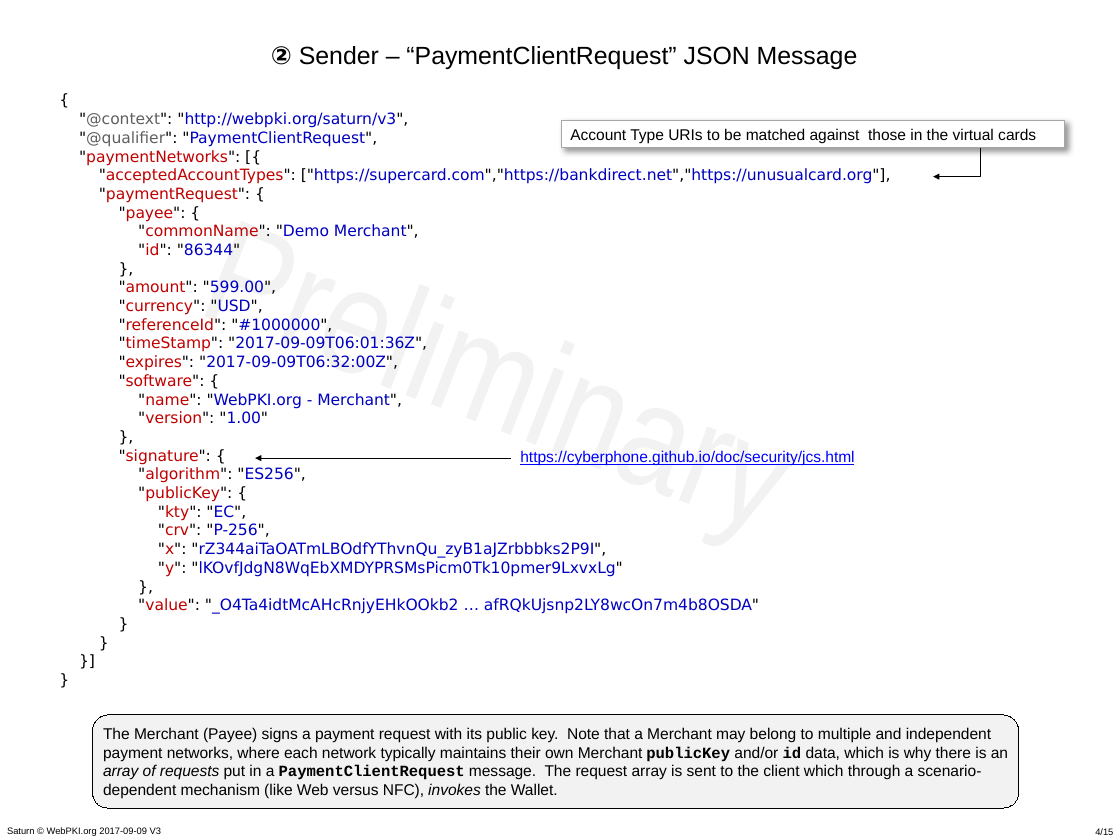
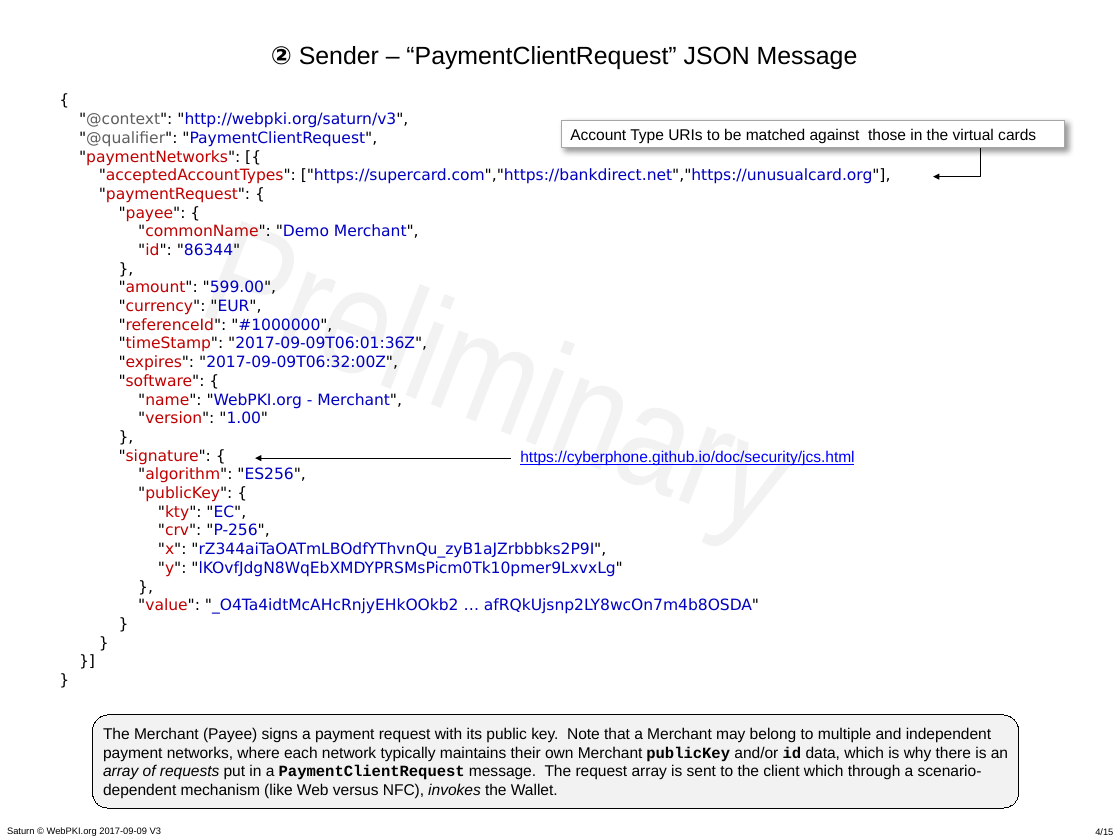
Before and after one commit to cyberphone/doc, a slide deck: slide 4 of saturn/saturn-v3-presentation.pptx. Drawn at 1120x840 pixels with LibreOffice and Linux fonts; fonts in the diff are those of the drawing. Boxes give left, top, right and bottom in pixels: in the first picture for what was removed or moved away, otherwise in the second. Text is boxed around its words. In the diff, an @@ line names an element or a change of style, - is before the commit and + after.

```diff
--- a/saturn/saturn-v3-presentation.pptx
+++ b/saturn/saturn-v3-presentation.pptx
@@ text at (x1=79, y1=112, x2=891, y2=614): text changed @@
-{
-"@context": "http://webpki.org/saturn/v3",
-"@qualifier": "PaymentClientRequest",
-"paymentNetworks": [{
-"acceptedAccountTypes": ["https://supercard.com","https://bankdirect.net","https://unusualcard.org"],
-"paymentRequest": {
-"payee": {
-"commonName": "Demo Merchant",
-"id": "86344"
-},
-"amount": "599.00",
-"currency": "USD",
-"referenceId": "#1000000",
-"timeStamp": "2017-09-09T06:01:36Z",
-"expires": "2017-09-09T06:32:00Z",
-"software": {
-"name": "WebPKI.org - Merchant",
-"version": "1.00"
-},
-"signature": {
-"algorithm": "ES256",
-"publicKey": {
-"kty": "EC",
-"crv": "P-256",
-"x": "rZ344aiTaOATmLBOdfYThvnQu_zyB1aJZrbbbks2P9I",
-"y": "lKOvfJdgN8WqEbXMDYPRSMsPicm0Tk10pmer9LxvxLg"
-},
-"value": "_O4Ta4idtMcAHcRnjyEHkOOkb2 … afRQkUjsnp2LY8wcOn7m4b8OSDA"
-}
-}
-}]
-}
+{
+"@context": "http://webpki.org/saturn/v3",
+"@qualifier": "PaymentClientRequest",
+"paymentNetworks": [{
+"acceptedAccountTypes": ["https://supercard.com","https://bankdirect.net","https://unusualcard.org"],
+"paymentRequest": {
+"payee": {
+"commonName": "Demo Merchant",
+"id": "86344"
+},
+"amount": "599.00",
+"currency": "EUR",
+"referenceId": "#1000000",
+"timeStamp": "2017-09-09T06:01:36Z",
+"expires": "2017-09-09T06:32:00Z",
+"software": {
+"name": "WebPKI.org - Merchant",
+"version": "1.00"
+},
+"signature": {
+"algorithm": "ES256",
+"publicKey": {
+"kty": "EC",
+"crv": "P-256",
+"x": "rZ344aiTaOATmLBOdfYThvnQu_zyB1aJZrbbbks2P9I",
+"y": "lKOvfJdgN8WqEbXMDYPRSMsPicm0Tk10pmer9LxvxLg"
+},
+"value": "_O4Ta4idtMcAHcRnjyEHkOOkb2 … afRQkUjsnp2LY8wcOn7m4b8OSDA"
+}
+}
+}]
+}
```
Also in this commit, not shown: 1 other slide changed, 3 other files.
